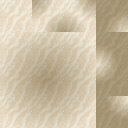
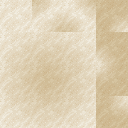
Layered file, before and after one edit (128x128). Changes by layer:
painted on "Layer #1" over (x1=0, y1=0, x2=128, y2=128)
painted on "Sand" over (x1=0, y1=0, x2=128, y2=128)
